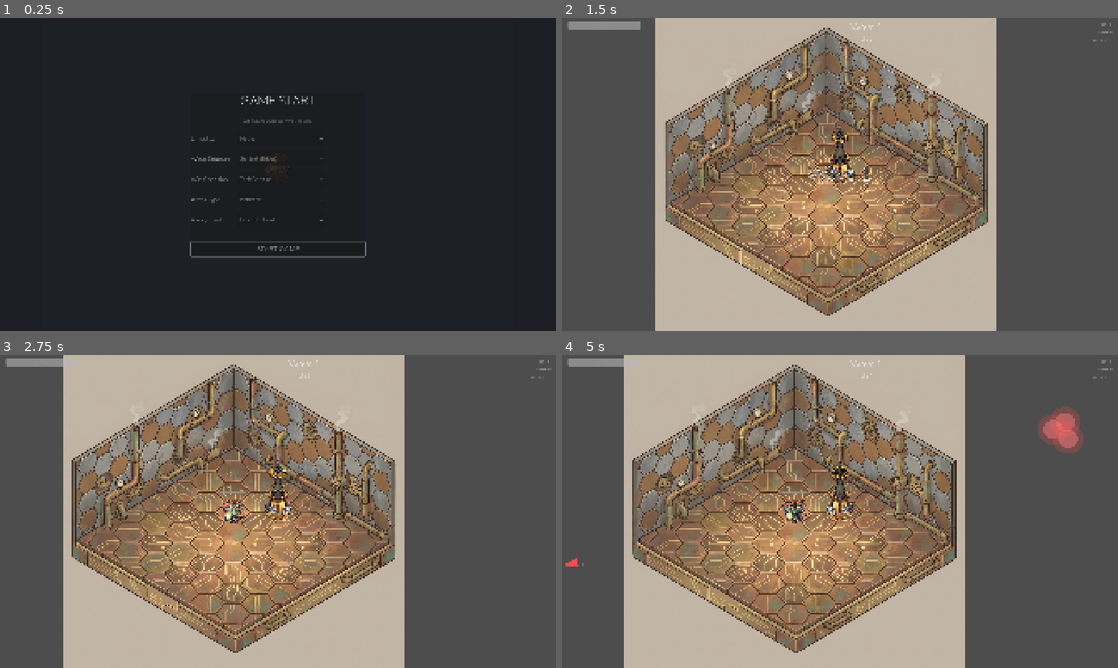
Above: before the commit, frames 1-4 (two rows, left to right).
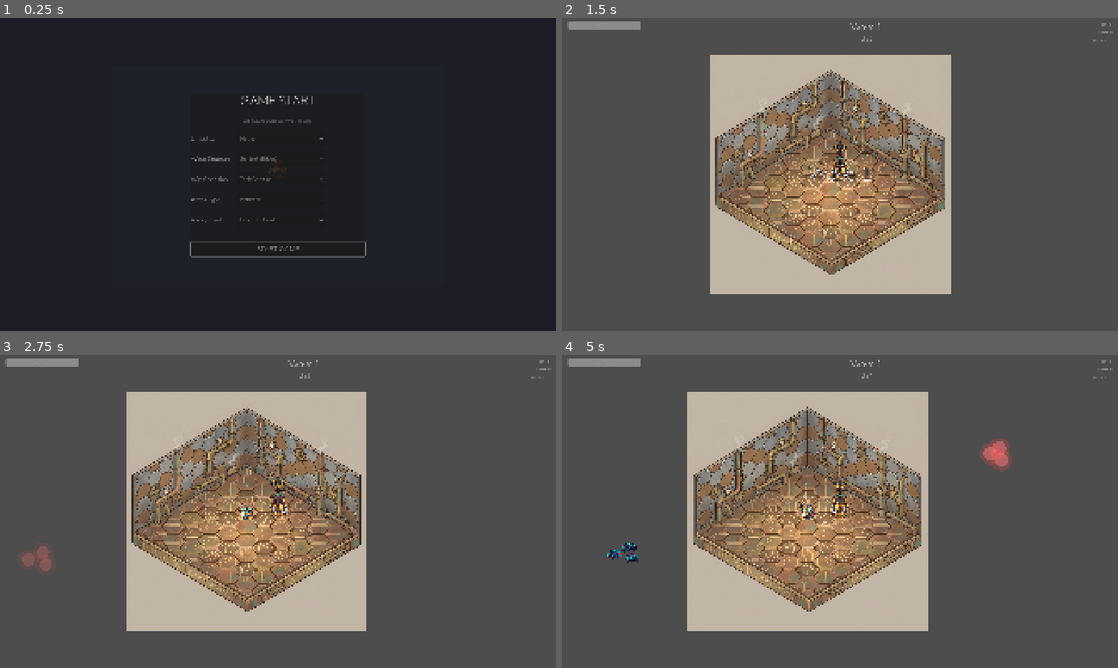
Above: after the commit, the same moments.

Repository: arebolledo2/turret-game
Game: Godot game, scene res://scenes/main.tscn
The game is run twice, just before and just after one commit, with the same random seed, the same clock (stepped at 60 frames per second) and the same inputs.
Inputs (mouse positions are in pixels of both pictures, inside the frame that each line leads up to):
- Up to frame 1 (0.25 s): no input
- Up to frame 2 (1.5 s): click "START GAME" at 0.5 s; tap Enter at 1.25 s; move the mouse to (962, 158) at 1.27 s; hold D (move_right) from 1.28 s (still down); tap F (pickup_turret) at 1.35 s; click (962, 158) at 1.42 s
- Up to frame 3 (2.75 s): release D (move_right) at 2 s; drag from (166, 527) to (278, 511) at 2.02 s
- Up to frame 4 (5 s): move the mouse to (895, 442) at 2.77 s; hold D (move_right) 2.78-3.5 s; hold Shift 2.78-3.5 s; drag from (812, 574) to (673, 464) at 3.52 s; move the mouse to (1006, 558) at 4.27 s; hold A (move_left) from 4.28 s (still down); tap Ctrl at 4.35 s

The runs differ from the first frame. In frame 1, less than 0.1% of the frame differs, in the area x 48-50%, y 47-48%; in frame 2, 51%; in frame 3, 51%; in frame 4, 52%, in the area x 0-94%, y 0-100%.

Commit message:
refactor: move arena dimension properties to ArenaBoundsService
Relocates `ARENA_WIDTH` and `ARENA_HEIGHT` from `Globals` to `ArenaBoundsService` to centralize arena-related logic and improve code structure.

- Added `arena_width` and `arena_height` properties with getters/setters to `ArenaBoundsService`.
- Updated `arena_setup.gd`, `camera_setup.gd`, and integration tests to use the new service properties.
- Deprecated the legacy variables in `Globals` to facilitate cleaner separation of concerns.

Diff:
--- a/scripts/arena_setup.gd
+++ b/scripts/arena_setup.gd
@@ -92,10 +92,6 @@
 	var half_width := half_dims.x
 	var half_height := half_dims.y
 
-	# Update Globals for legacy code
-	Globals.ARENA_WIDTH = int(half_width * 2)
-	Globals.ARENA_HEIGHT = int(half_height * 2)
-
 	if ArenaBoundsService.is_isometric():
 		_setup_isometric_arena(half_width, half_height)
 	else:
--- a/scripts/autoload/arena_bounds_service.gd
+++ b/scripts/autoload/arena_bounds_service.gd
@@ -25,6 +25,22 @@
 # Arena dimensions (half-sizes for centered coordinate system)
 var _half_width: float = FIXED_RECT_WIDTH / 2.0
 var _half_height: float = FIXED_RECT_HEIGHT / 2.0
+
+# =============================================================================
+# ARENA DIMENSIONS (Public Properties)
+# =============================================================================
+
+var arena_width: float:
+	get:
+		return _half_width * 2.0
+	set(value):
+		_half_width = value / 2.0
+
+var arena_height: float:
+	get:
+		return _half_height * 2.0
+	set(value):
+		_half_height = value / 2.0
 
 # =============================================================================
 # ARENA TYPE MANAGEMENT
--- a/scripts/autoload/globals.gd
+++ b/scripts/autoload/globals.gd
@@ -118,8 +118,8 @@
 # =============================================================================
 # CONSTANTS (forwarded from GameConstants for backward compatibility)
 # =============================================================================
-var ARENA_WIDTH: int = GameConstants.ARENA_WIDTH
-var ARENA_HEIGHT: int = GameConstants.ARENA_HEIGHT
+# NOTE: ARENA_WIDTH and ARENA_HEIGHT have been moved to ArenaBoundsService
+# Use ArenaBoundsService.arena_width and ArenaBoundsService.arena_height instead
 const MAX_WAVES: int = GameConstants.MAX_WAVES
 const WAVE_ANNOUNCEMENT_TIME: float = GameConstants.WAVE_ANNOUNCEMENT_TIME
 const TURRET_SPAWN_TIME: float = GameConstants.TURRET_SPAWN_TIME
--- a/scripts/camera_setup.gd
+++ b/scripts/camera_setup.gd
@@ -88,8 +88,8 @@
 	var viewport_size = get_viewport().get_visible_rect().size
 
 	# Calculate zoom needed to fit arena width and height
-	var zoom_for_width = viewport_size.x / float(Globals.ARENA_WIDTH)
-	var zoom_for_height = viewport_size.y / float(Globals.ARENA_HEIGHT)
+	var zoom_for_width = viewport_size.x / ArenaBoundsService.arena_width
+	var zoom_for_height = viewport_size.y / ArenaBoundsService.arena_height
 
 	# Use the smaller zoom to ensure entire arena fits
 	base_zoom = min(zoom_for_width, zoom_for_height) * GameConstants.CAMERA_DEFAULT_ZOOM_BOOST
--- a/tests/integration/test_enemy_spawner.gd
+++ b/tests/integration/test_enemy_spawner.gd
@@ -46,8 +46,8 @@
 
 
 func test_spawn_zones_within_arena():
-	var half_width = Globals.ARENA_WIDTH / 2.0
-	var half_height = Globals.ARENA_HEIGHT / 2.0
+	var half_width = ArenaBoundsService.arena_width / 2.0
+	var half_height = ArenaBoundsService.arena_height / 2.0
 
 	for zone in spawner.spawn_zones:
 		# Zone should be within arena bounds
--- a/tests/integration/test_turret_manager.gd
+++ b/tests/integration/test_turret_manager.gd
@@ -22,10 +22,10 @@
 	Globals.pending_turret_purchases.clear()
 
 	# Ensure arena dimensions are set for testing (headless mode may have 0x0 viewport)
-	if Globals.ARENA_WIDTH <= 0:
-		Globals.ARENA_WIDTH = 1400
-	if Globals.ARENA_HEIGHT <= 0:
-		Globals.ARENA_HEIGHT = 900
+	if ArenaBoundsService.arena_width <= 0:
+		ArenaBoundsService.arena_width = 1400
+	if ArenaBoundsService.arena_height <= 0:
+		ArenaBoundsService.arena_height = 900
 
 	turret_manager = _turret_manager_script.new()
 	add_child_autofree(turret_manager)
@@ -106,8 +106,8 @@
 	var pos = turret_manager.find_valid_spawn_position(null)
 
 	if pos != Vector2.INF:
-		var half_width = Globals.ARENA_WIDTH / 2.0
-		var half_height = Globals.ARENA_HEIGHT / 2.0
+		var half_width = ArenaBoundsService.arena_width / 2.0
+		var half_height = ArenaBoundsService.arena_height / 2.0
 
 		assert_lt(abs(pos.x), half_width, "X should be within arena bounds")
 		assert_lt(abs(pos.y), half_height, "Y should be within arena bounds")
@@ -117,8 +117,8 @@
 	var pos = turret_manager.find_valid_spawn_position(null)
 
 	if pos != Vector2.INF:
-		var half_width = Globals.ARENA_WIDTH / 2.0
-		var half_height = Globals.ARENA_HEIGHT / 2.0
+		var half_width = ArenaBoundsService.arena_width / 2.0
+		var half_height = ArenaBoundsService.arena_height / 2.0
 		var margin = 50.0
 
 		assert_lt(abs(pos.x), half_width - margin + 1, "X should respect margin")
--- a/tests/unit/test_tech_drop_spawner.gd
+++ b/tests/unit/test_tech_drop_spawner.gd
@@ -39,8 +39,8 @@
 # =============================================================================
 
 func test_arena_dimensions_valid():
-	var width = Globals.ARENA_WIDTH
-	var height = Globals.ARENA_HEIGHT
+	var width = ArenaBoundsService.arena_width
+	var height = ArenaBoundsService.arena_height
 
 	assert_gt(width, 0, "Arena width should be positive")
 	assert_gt(height, 0, "Arena height should be positive")
@@ -48,8 +48,8 @@
 
 func test_spawn_margin_within_arena():
 	# Spawn margin (100) should be less than half of smallest arena dimension
-	var half_width = Globals.ARENA_WIDTH / 2.0
-	var half_height = Globals.ARENA_HEIGHT / 2.0
+	var half_width = ArenaBoundsService.arena_width / 2.0
+	var half_height = ArenaBoundsService.arena_height / 2.0
 	var margin = 100.0 # From tech_drop_spawner.gd
 
 	assert_lt(margin, half_width, "Margin should fit within arena width")
@@ -86,4 +86,4 @@
 	# Tech drops should spawn at least 150 units apart (from tech_drop_spawner.gd)
 	var min_distance = 150.0
 	assert_gt(min_distance, 0.0, "Minimum distance should be positive")
-	assert_lt(min_distance, Globals.ARENA_WIDTH / 2.0, "Min distance should fit in arena")
+	assert_lt(min_distance, ArenaBoundsService.arena_width / 2.0, "Min distance should fit in arena")
